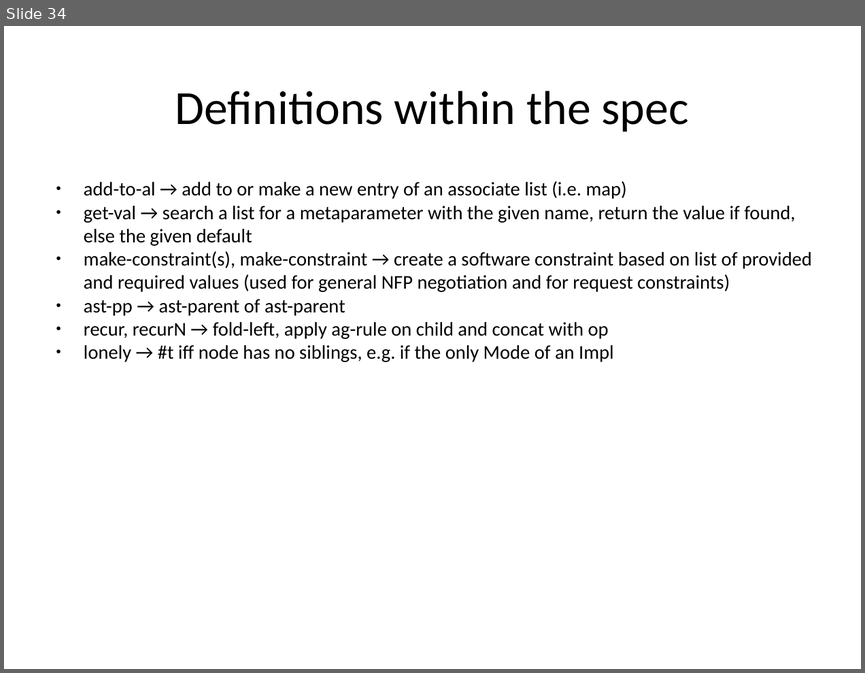
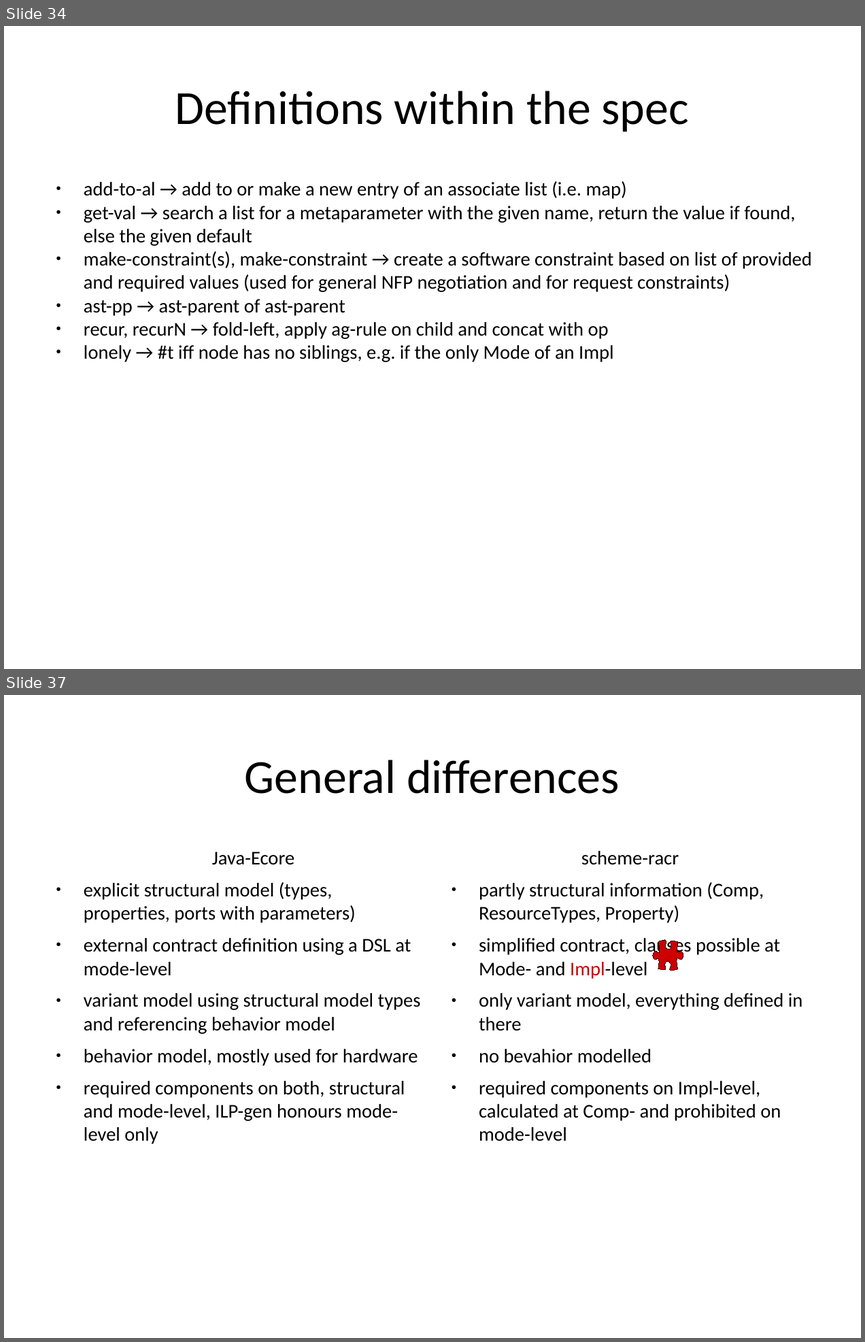
Before and after one commit to rene-schoene/racr-mquat, a slide deck: doc/the-model.odp. Shown one above the other, each under a label of ours: slide 34 before the commit, slides 34 and 37 after it; the slides between them are not shown. The pictures are 865x673 and 865x1342 pixels, drawn with LibreOffice and Linux fonts; fonts in the diff are those of the drawing. Boxes give left, top, right and bottom in pixels: in the first picture for what was removed or moved away, otherwise in the second. Text is boxed around its words. In the diff, an @@ line names an element or a change of style, - is before the commit and + after.

Commit message:
Differences between java-ecore and scheme-racr impl of mquat.

```diff
--- a/doc/the-model.odp
+++ b/doc/the-model.odp
@@ slide 37 added at [4, 695, 861, 1338], background #FFFFFF @@
@@ title added at [245, 760, 619, 794], 44 pt, text #000000 @@
+General differences
@@ text added at [84, 851, 421, 1144], 18 pt, text #000000 @@
+Java-Ecore
+● explicit structural model (types, properties, ports with parameters)
+● external contract definition using a DSL at mode-level
+● variant model using structural model types and referencing behavior model
+● behavior model, mostly used for hardware
+● required components on both, structural and mode-level, ILP-gen honours mode-level only
@@ text added at [479, 851, 803, 1141], 18 pt, text #000000 @@
+scheme-racr
+● partly structural information (Comp, ResourceTypes, Property)
+● simplified contract, clauses possible at Mode- and Impl-level
+● only variant model, everything defined in there
+● no bevahior modelled
+● required components on Impl-level, calculated at Comp- and prohibited on mode-level
@@ freeform shape added at [653, 940, 683, 970], fill #CC0000, outline #330000 0 pt @@
```
Also in this commit, not shown: 7 slides changed, 2 other slides added.
